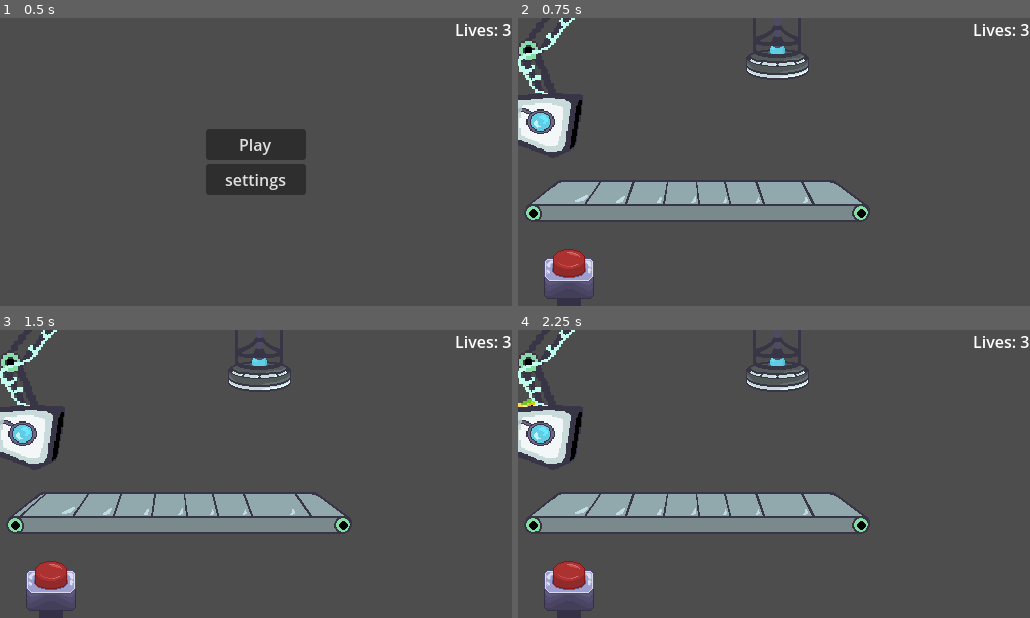
Above: before the commit, frames 1-4 (two rows, left to right).
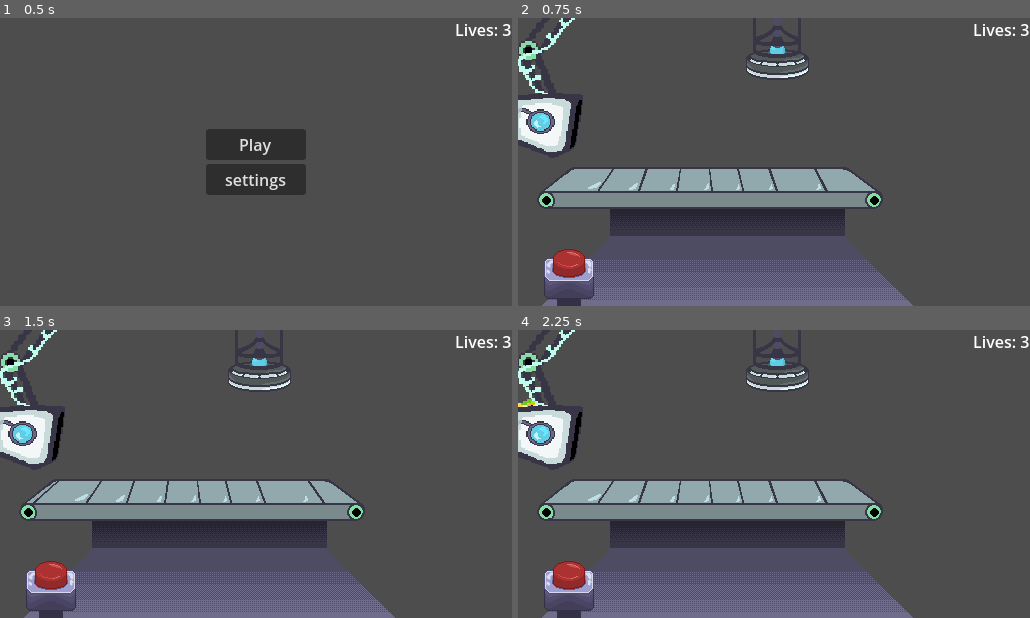
Above: after the commit, the same moments.

Repository: vincentcmartinez/holdit
Game: Godot game, scene res://src/game container/game_container.tscn
Two runs of this game, one before a commit and one after it. Both use one fixed random seed, a clock stepped at 60 frames per second and the inputs below. The engine's default icon, where the game draws it, is replaced by a stand-in: a white triangle on a blue panel in a dark square.
Inputs (mouse positions are in pixels of both pictures, inside the frame that each line leads up to):
- Up to frame 1 (0.5 s): no input
- Up to frame 2 (0.75 s): click "Play" at 0.5 s
- Up to frame 3 (1.5 s): move the mouse to (368, 459) at 1.27 s; press the mouse at (368, 459) at 1.28 s
- Up to frame 4 (2.25 s): move the mouse to (671, 488) at 2.02 s; release the mouse at (671, 488) at 2.03 s; tap Space (space) at 2.1 s

Frame 1 is identical in both runs. In frame 2, 15% of the frame differs, in the area x 1-78%, y 52-100%; in frame 3, 15%; in frame 4, 15%.

Commit message:
Add background and platform

Diff:
--- a/hold-it!/src/conveyor/conveyor_belt.tscn
+++ b/hold-it!/src/conveyor/conveyor_belt.tscn
@@ -52,7 +52,6 @@
 script = ExtResource("1_cv484")
 
 [node name="Sprite2D" type="Sprite2D" parent="."]
-z_index = -1
 texture_filter = 1
 position = Vector2(0, 72)
 texture = ExtResource("1_8lmab")
@@ -61,6 +60,7 @@
 region_rect = Rect2(0, 156.338, 1536, 131.662)
 
 [node name="CollisionShape2D" type="CollisionShape2D" parent="."]
+visible = false
 position = Vector2(-80, 47)
 shape = SubResource("RectangleShape2D_psv0d")
 
@@ -70,6 +70,7 @@
 input_pickable = false
 
 [node name="CollisionShape2D" type="CollisionShape2D" parent="ConveyorDetector"]
+visible = false
 position = Vector2(-79, 34.3125)
 shape = SubResource("RectangleShape2D_fijah")
 debug_color = Color(0.825627, 0.324785, 0.594709, 0.42)
--- a/hold-it!/src/game container/world.tscn
+++ b/hold-it!/src/game container/world.tscn
@@ -1,7 +1,8 @@
-[gd_scene load_steps=11 format=3 uid="uid://dt88jd310wh84"]
+[gd_scene load_steps=12 format=3 uid="uid://dt88jd310wh84"]
 
 [ext_resource type="Script" path="res://src/game container/world.gd" id="1_ogvad"]
 [ext_resource type="PackedScene" uid="uid://blwkon3ljy6cl" path="res://src/conveyor/conveyor_belt.tscn" id="2_4m722"]
+[ext_resource type="Texture2D" uid="uid://dfpjamq37uy80" path="res://src/sprites/world/platform.png" id="2_6oxbr"]
 [ext_resource type="PackedScene" uid="uid://pqo80022h03m" path="res://src/toys/toy_spawner.tscn" id="2_m53fk"]
 [ext_resource type="Script" path="res://src/game container/toy_box.gd" id="3_akmhw"]
 [ext_resource type="PackedScene" uid="uid://dsqtsxji7wv37" path="res://src/game container/button.tscn" id="5_uiow5"]
@@ -18,8 +19,12 @@
 [node name="World" type="Node2D"]
 script = ExtResource("1_ogvad")
 
+[node name="Platform" type="Sprite2D" parent="."]
+position = Vector2(256, 144)
+texture = ExtResource("2_6oxbr")
+
 [node name="ConveyorBelt" parent="." instance=ExtResource("2_4m722")]
-position = Vector2(256, 144)
+position = Vector2(269, 131)
 
 [node name="ToySpawner" parent="." instance=ExtResource("2_m53fk")]
 position = Vector2(20, 104)
Binary file added: hold-it!/src/sprites/world/bg.png
Not shown, added: hold-it!/src/sprites/world/bg.png.import
Binary file added: hold-it!/src/sprites/world/platform.png
Not shown, added: hold-it!/src/sprites/world/platform.png.import
